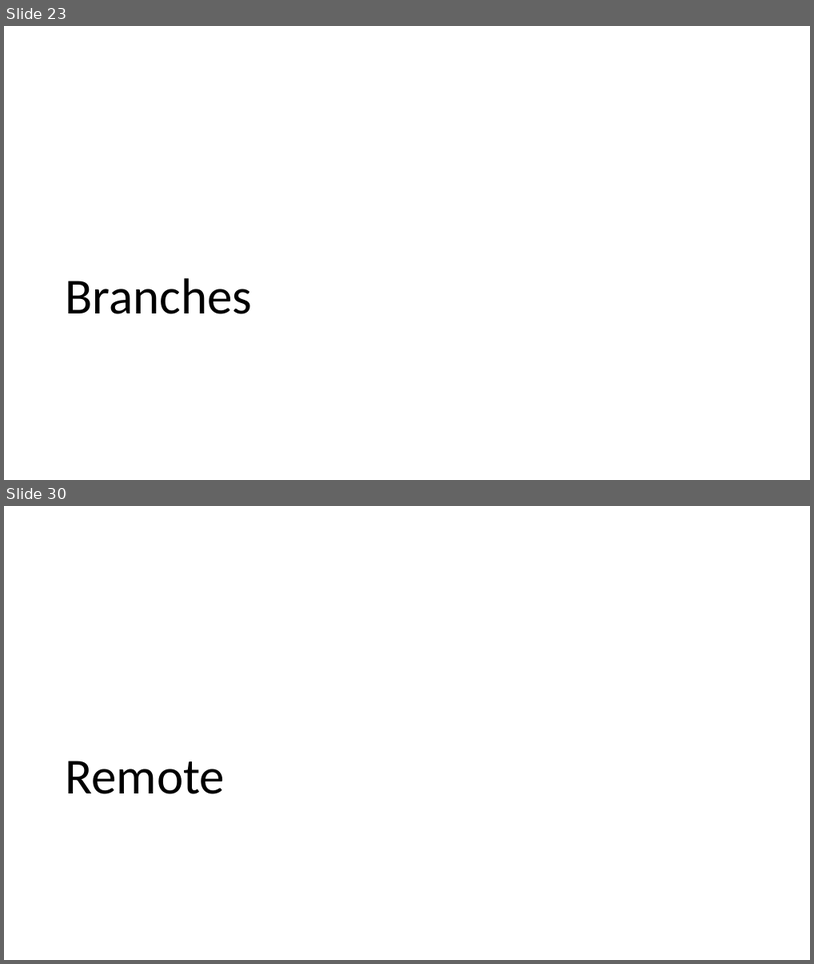
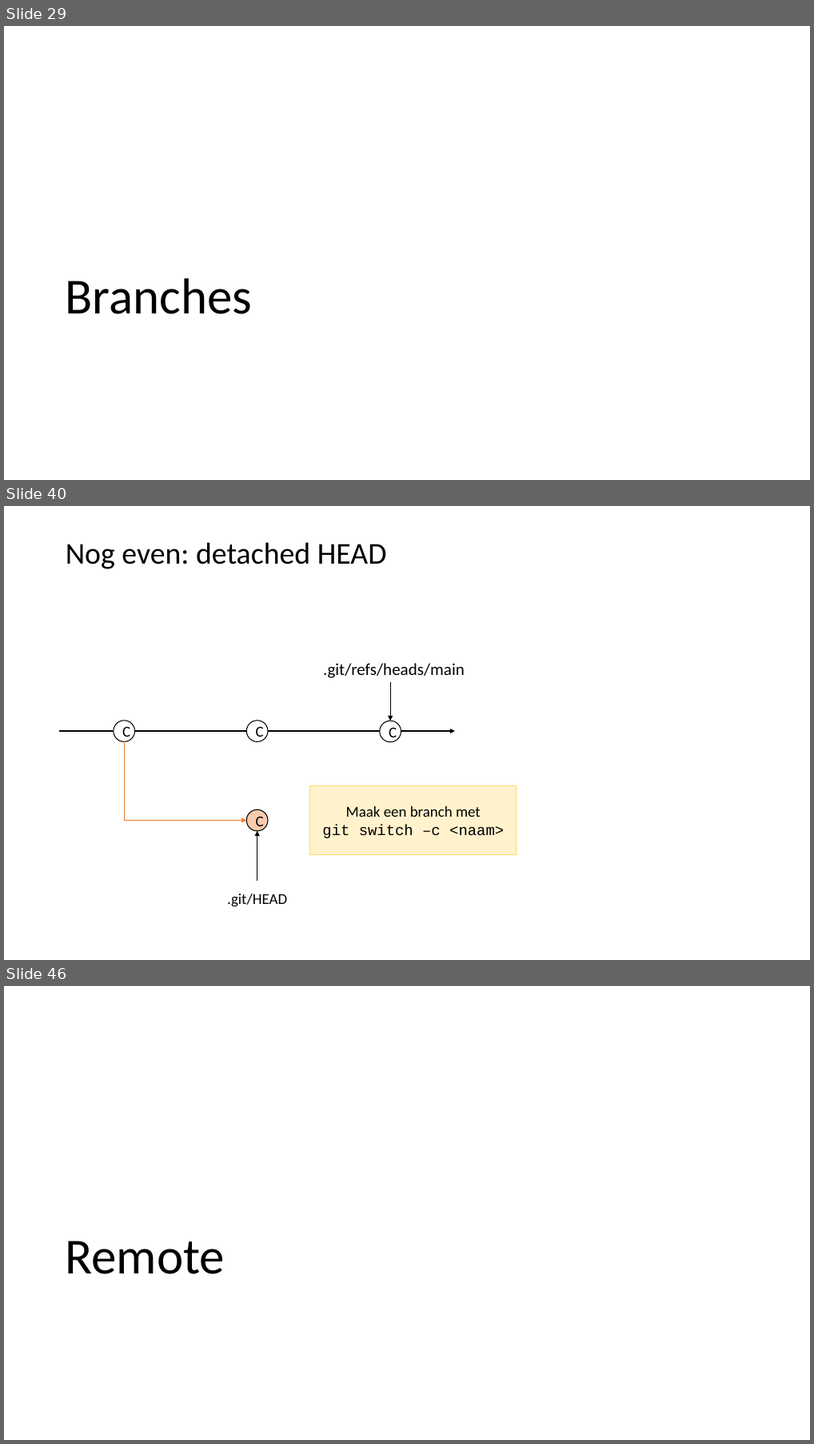
Before and after one commit to LFKoning/knowledge-sharing, a slide deck: git_course/1_basics/git_basic.pptx. Shown one above the other, each under a label of ours: slides 23 and 30 before the commit, slides 29, 40 and 46 after it; the slides between them are not shown. The pictures are 814x964 and 814x1444 pixels, drawn with LibreOffice and Linux fonts; fonts in the diff are those of the drawing. Boxes give left, top, right and bottom in pixels: in the first picture for what was removed or moved away, otherwise in the second. Text is boxed around its words. In the diff, an @@ line names an element or a change of style, - is before the commit and + after.

```diff
--- a/git_course/1_basics/git_basic.pptx
+++ b/git_course/1_basics/git_basic.pptx
@@ slide 40 added at (4,506,810,960), background #FFFFFF @@
@@ title added at (66,542,387,569), 36 pt, text #000000 @@
+Nog even: detached HEAD
@@ text added at (323,663,465,678), 20 pt, text #000000 @@
+.git/refs/heads/main
@@ arrow added from (390, 682) to (390, 720), #000000 1 pt @@
@@ group added at (60,720,455,742): 3 ellipses, 1 arrow @@
+C
+C
+C
@@ elbow arrow added from (124, 741) to (246, 820), #ED7D31 1 pt @@
@@ rectangle added at (310,786,516,855), fill #FFF2CC, outline #FFD966 1 pt, 18 pt, text #000000 @@
+Maak een branch met
+git switch –c <naam>
@@ ellipse added at (246,810,268,831), fill #F8CBAD, outline #000000 1 pt, 18 pt, text #000000 @@
+C
@@ arrow added from (258, 880) to (258, 831), #000000 1 pt @@
@@ rectangle added at (198,880,317,916), fill #FFFFFF, outline #FFFFFF 1 pt, 18 pt, text #000000 @@
+.git/HEAD
@@ what was slide 23 is now slide 29 @@
@@ what was slide 30 is now slide 46 @@
```
Also in this commit, not shown: 7 slides changed, 15 other slides added, 1 other file.
